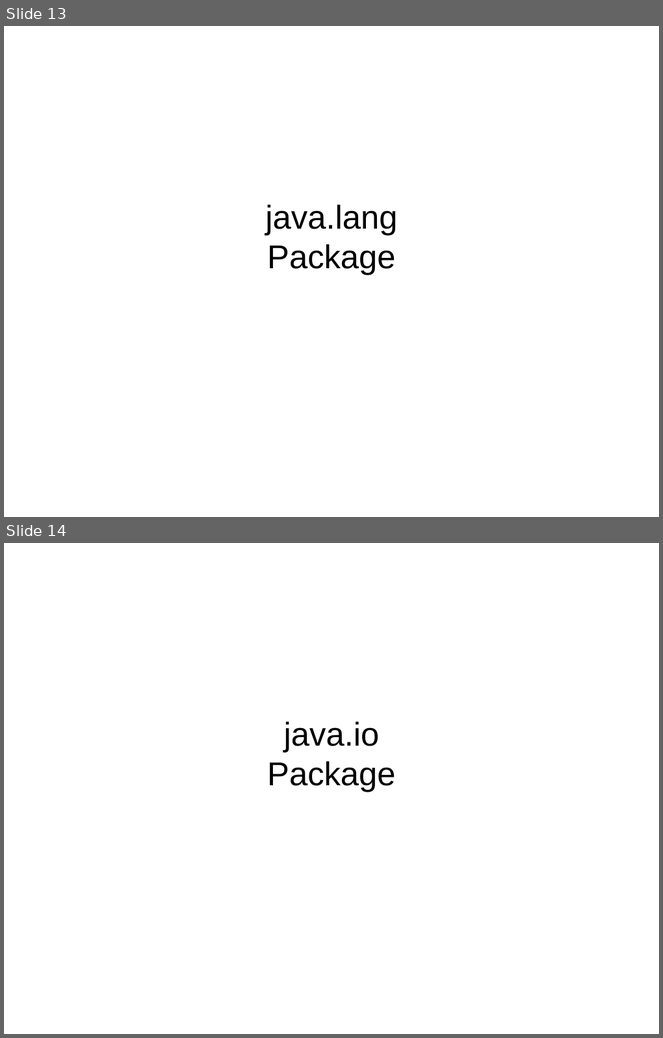
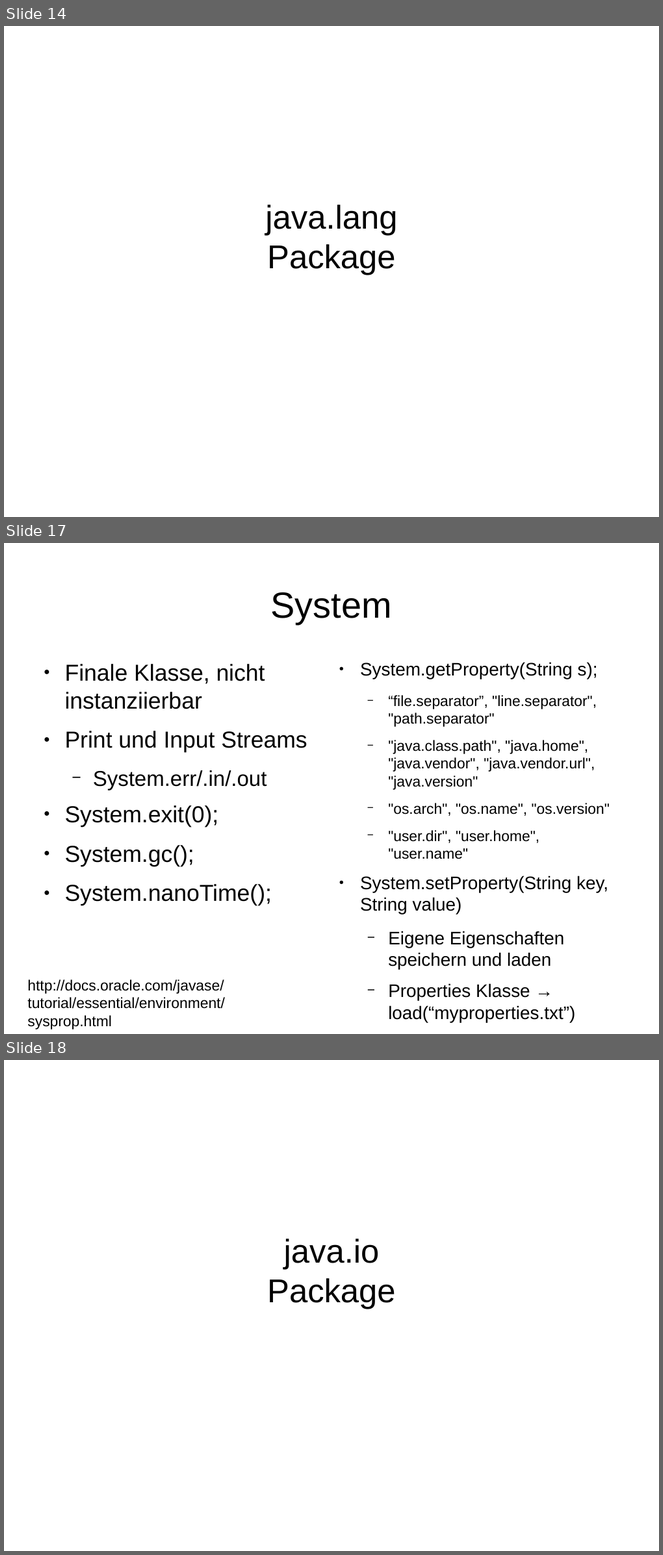
Before and after one commit to gormed/tutorium, a slide deck: Java_Documentation_Slides.odp. Shown one above the other, each under a label of ours: slides 13 and 14 before the commit, slides 14, 17 and 18 after it; the slides between them are not shown. The pictures are 663x1038 and 663x1555 pixels, drawn with LibreOffice and Linux fonts; fonts in the diff are those of the drawing. Boxes give left, top, right and bottom in pixels: in the first picture for what was removed or moved away, otherwise in the second. Text is boxed around its words. In the diff, an @@ line names an element or a change of style, - is before the commit and + after.

```diff
--- a/Java_Documentation_Slides.odp
+++ b/Java_Documentation_Slides.odp
@@ slide 17 added at box(4, 543, 659, 1034), background #FFFFFF @@
@@ title added at box(271, 592, 392, 624), 44 pt, text #000000 @@
+System
@@ text added at box(65, 664, 307, 906), 28 pt, text #000000 @@
+● Finale Klasse, nicht instanziierbar
+● Print und Input Streams
+  − System.err/.in/.out
+● System.exit(0);
+● System.gc();
+● System.nanoTime();
@@ text added at box(360, 662, 610, 1023), 18 pt, text #000000 @@
+● System.getProperty(String s);
+  − “file.separator”, "line.separator", "path.separator"
+  − "java.class.path", "java.home", "java.vendor", "java.vendor.url", "java.version"
+  − "os.arch", "os.name", "os.version"
+  − "user.dir", "user.home", "user.name"
+● System.setProperty(String key, String value)
+  − Eigene Eigenschaften speichern und laden
+  − Properties Klasse → load(“myproperties.txt”)
@@ text added at box(27, 980, 224, 1030), 18 pt, text #000000 @@
+http://docs.oracle.com/javase/tutorial/essential/environment/sysprop.html
@@ what was slide 13 is now slide 14 @@
@@ what was slide 14 is now slide 18 @@
```
Also in this commit, not shown: 1 slide changed, 3 other slides added.
